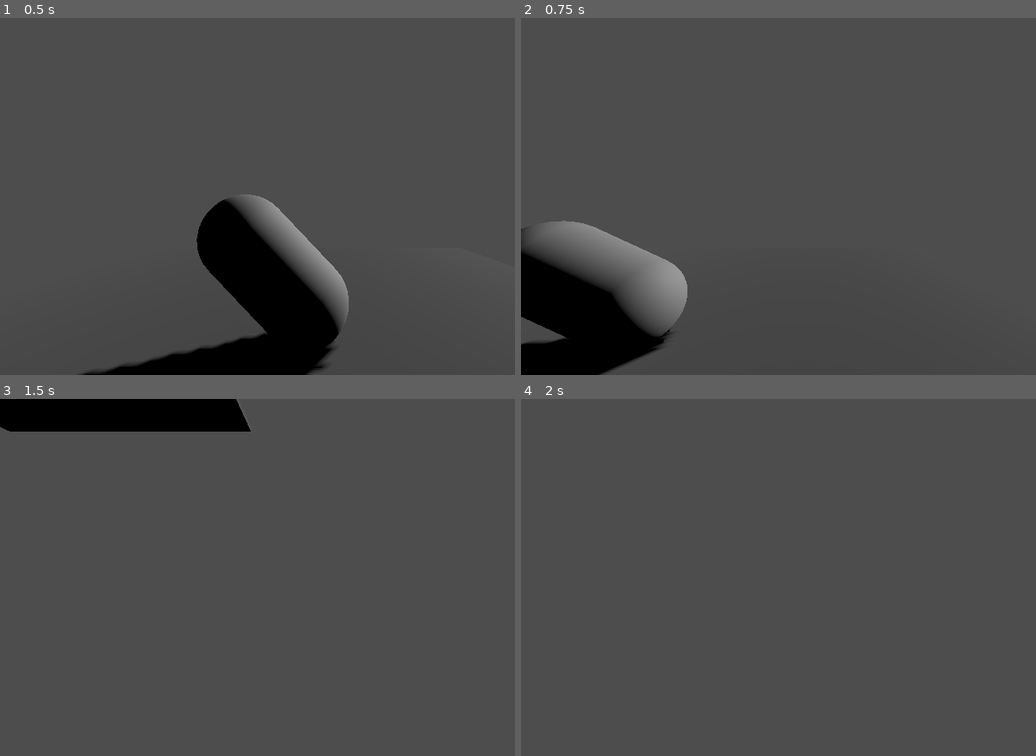
Above: before the commit, frames 1-4 (two rows, left to right).
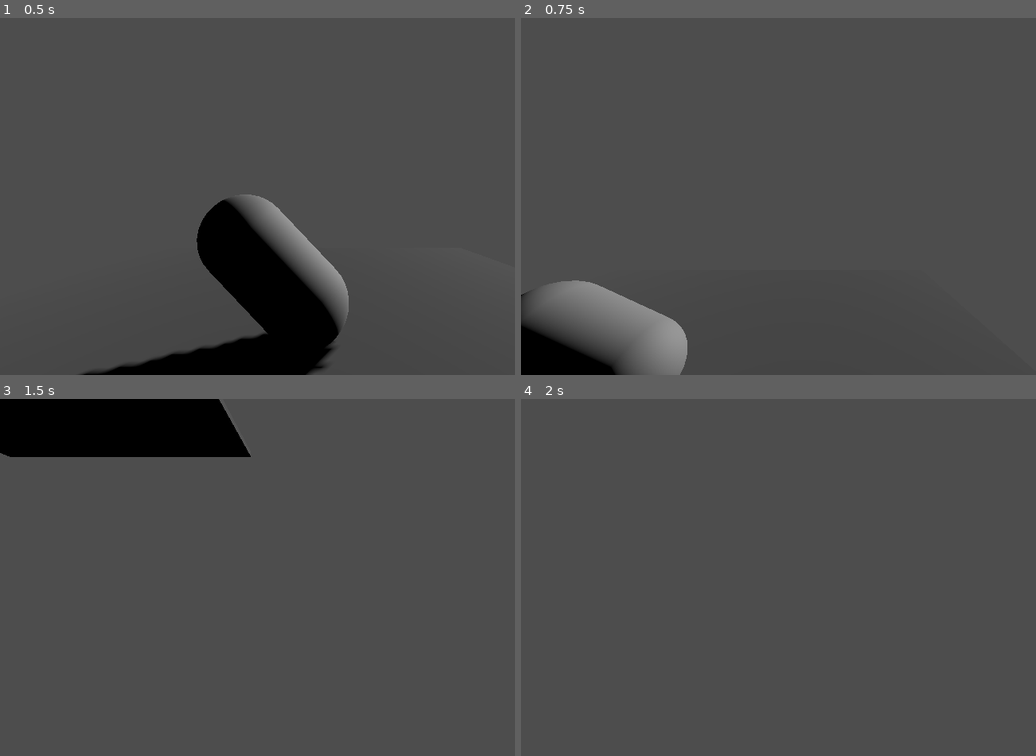
Above: after the commit, the same moments.

Repository: Pulvr/not-acrime
Game: Godot game, scene res://scenes/main/Main_Scene.tscn
Same seed, same stepped clock (60 frames per second), same inputs: the game is played once before the commit and once after it.
Inputs:
- Up to frame 1 (0.5 s): no input
- Up to frame 2 (0.75 s): hold D (move_right) from 0.53 s (still down); hold Space (jump) from 0.53 s (still down)
- Up to frame 3 (1.5 s): tap Enter at 1.25 s; release D (move_right) at 1.28 s; release Space (jump) at 1.28 s; hold S (move_back) from 1.28 s (still down); tap Space (jump) at 1.35 s
- Up to frame 4 (2 s): keep holding S (move_back); tap Space (jump) at 1.52, 1.82 s

Frame 1 is identical in both runs. In frame 2, 9.1% of the frame differs, in the area x 0-33%, y 56-100%; in frame 3, 3.7%; in frame 4, nothing differs.

Commit message:
can jump

Diff:
--- a/scenes/player/player.gd
+++ b/scenes/player/player.gd
@@ -1,14 +1,10 @@
 extends CharacterBody3D
 
-# How fast the player moves in meters per second.
 @export var speed = 10
-# The downward acceleration when in the air, in meters per second squared.
 @export var fall_acceleration = 70
-
-@export var jump_impulse = 20
+@export var jump_impulse = 10
 
 var target_velocity = Vector3.ZERO
-
 
 func _physics_process(delta):
 	var direction = Vector3.ZERO
@@ -21,18 +17,28 @@
 		direction.z += 1
 	if Input.is_action_pressed("move_forward"):
 		direction.z -= 1
-	if is_on_floor() and Input.is_action_pressed("jump"):
-		direction.y = jump_impulse
 
+	# 1. Handle Horizontal Movement
+	if direction != Vector3.ZERO:
+		direction = direction.normalized()
+		target_velocity.x = direction.x * speed
+		target_velocity.z = direction.z * speed
+	else:
+		target_velocity.x = move_toward(target_velocity.x, 0, speed)
+		target_velocity.z = move_toward(target_velocity.z, 0, speed)
 
-	# Ground Velocity
-	target_velocity.x = direction.x * speed
-	target_velocity.z = direction.z * speed
+	# 2. Handle Gravity
+	if not is_on_floor():
+		target_velocity.y -= fall_acceleration * delta
+	else:
+		# Stop accumulating gravity when grounded
+		target_velocity.y = 0
 
-	# Vertical Velocity
-	if not is_on_floor(): # If in the air, fall towards the floor. Literally gravity
-		target_velocity.y = target_velocity.y - (fall_acceleration * delta)
+	# 3. Handle Jumping
+	# We check this separately so it overrides the "grounded" 0 velocity
+	if is_on_floor() and Input.is_action_just_pressed("jump"):
+		target_velocity.y = jump_impulse
 
-	# Moving the Character
+	# 4. Moving the Character
 	velocity = target_velocity
 	move_and_slide()
